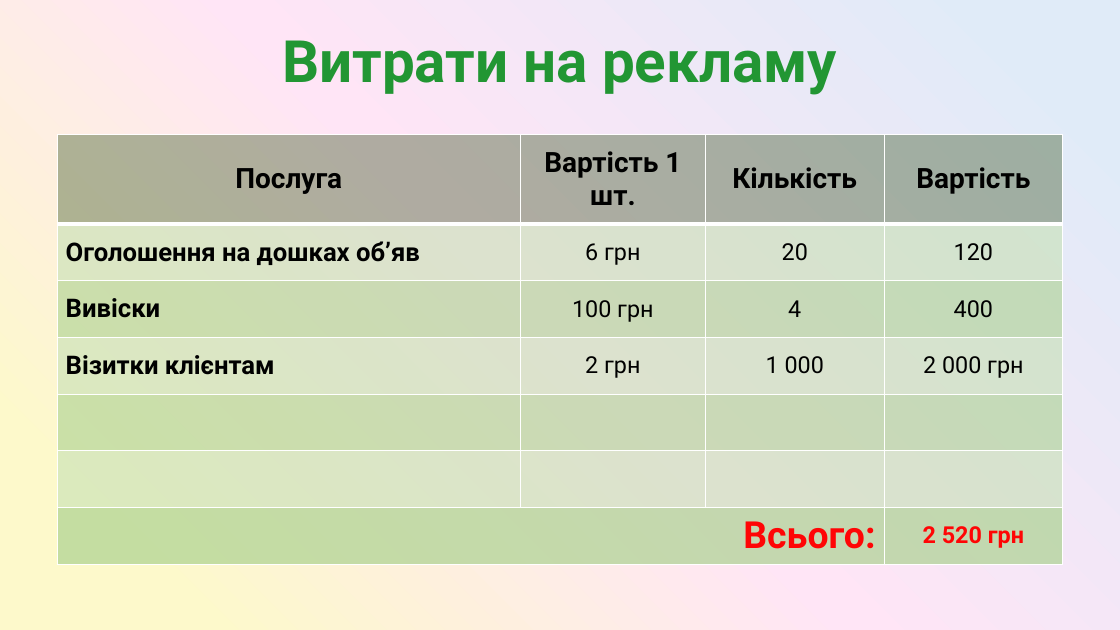
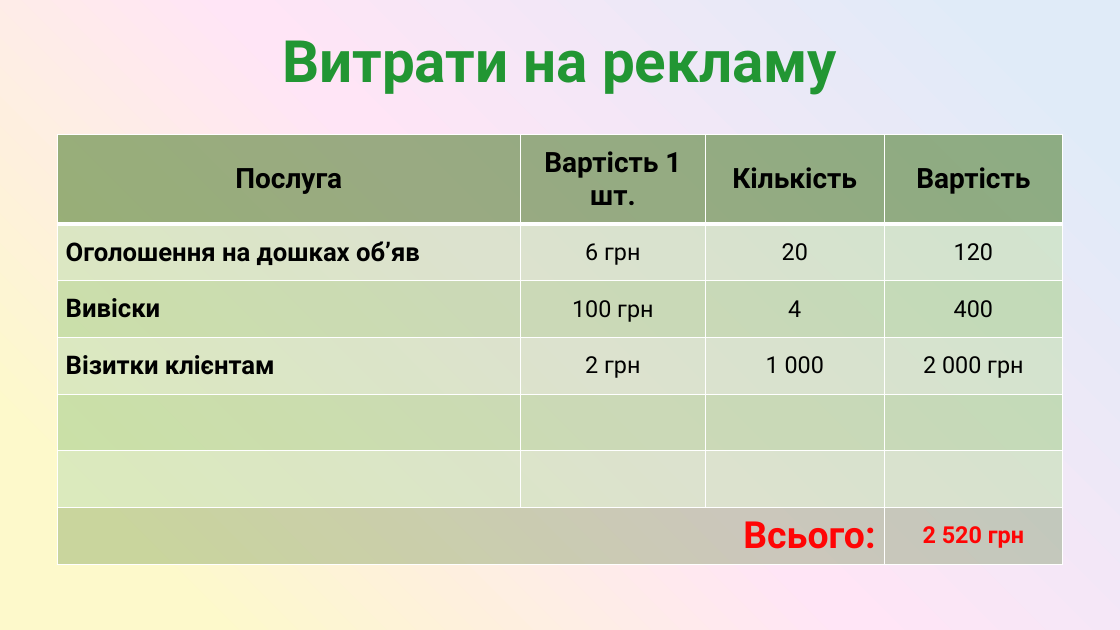
Before and after one commit to SashaGaran/Katya_diplomna, a slide deck: slide 4 of diplomna.pptx. Drawn at 1120x630 pixels with LibreOffice and Linux fonts; fonts in the diff are those of the drawing. Boxes give left, top, right and bottom in pixels: in the first picture for what was removed or moved away, otherwise in the second. Text is boxed around its words. In the diff, an @@ line names an element or a change of style, - is before the commit and + after.

```diff
--- a/diplomna.pptx
+++ b/diplomna.pptx
@@ table at box(57, 134, 1063, 564) @@
@@ fill #385723 at 40% opacity to #558335 at 60% opacity in row 1 @@
@@ fill #A9D18E at 68% opacity to #548235 at 30% opacity in 2 cells @@
```
